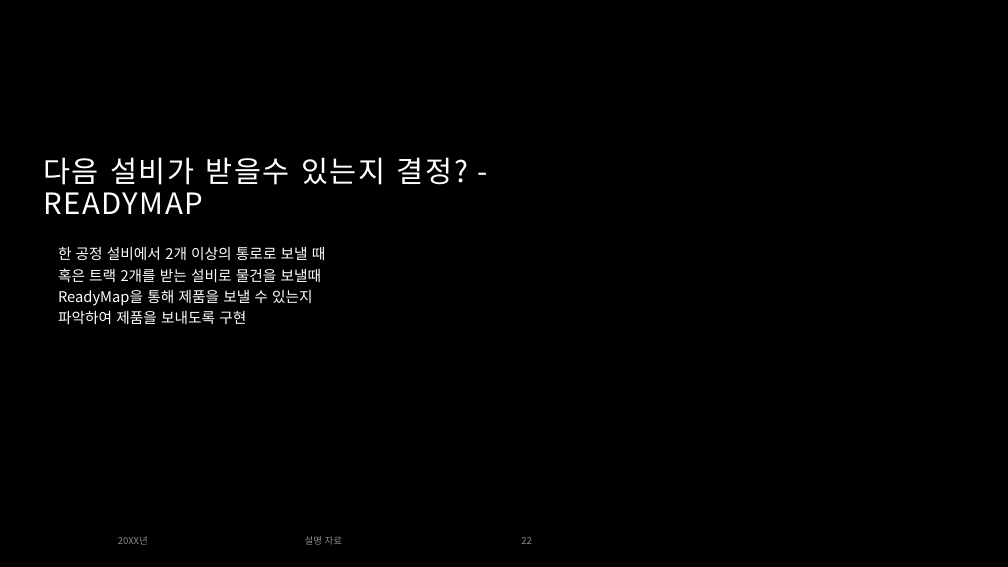
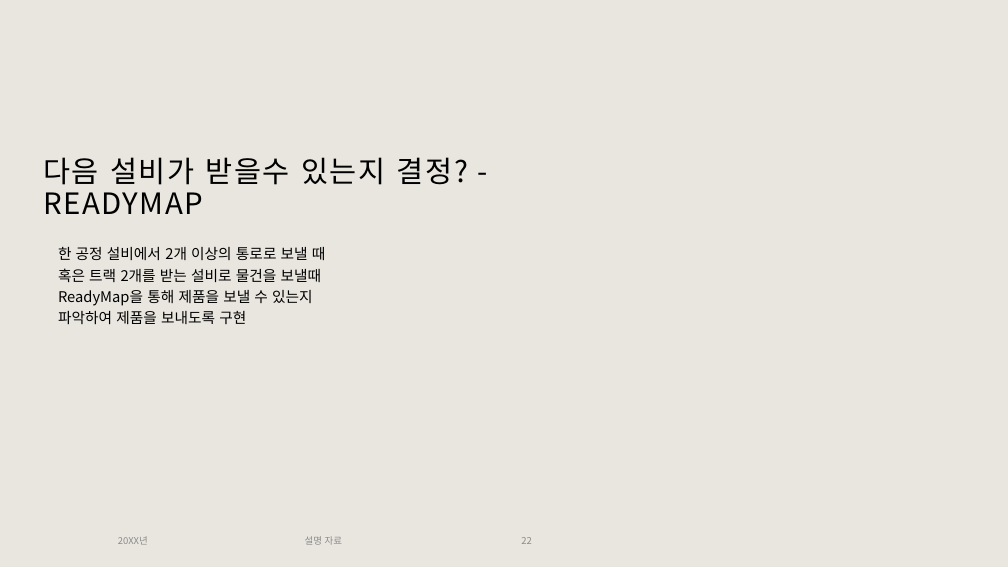
Before and after one commit to Tentailsahri/DT_FINAL_Project, a slide deck: slide 22 of 문서/시나리오에 따른 공정 시뮬레이션 발표 - 박민준.pptx. Drawn at 1008x567 pixels with LibreOffice and Linux fonts; fonts in the diff are those of the drawing; background and template pictures are left out. Boxes give left, top, right and bottom in pixels: in the first picture for what was removed or moved away, otherwise in the second. Text is boxed around its words. In the diff, an @@ line names an element or a change of style, - is before the commit and + after.

```diff
--- a/문서/시나리오에 따른 공정 시뮬레이션 발표 - 박민준.pptx
+++ b/문서/시나리오에 따른 공정 시뮬레이션 발표 - 박민준.pptx
@@ background #000000 to #E9E6DF @@
@@ title "다음 설비가 받을수 있는지 결정? ..." at (43,157,468,214): text colour #FFFFFF to #000000 @@
@@ text "한 공정 설비에서 2개 이상의 ..." at (58,247,326,324): text colour #FFFFFF to #000000 @@
```
Also in this commit, not shown: 11 other slides changed.
